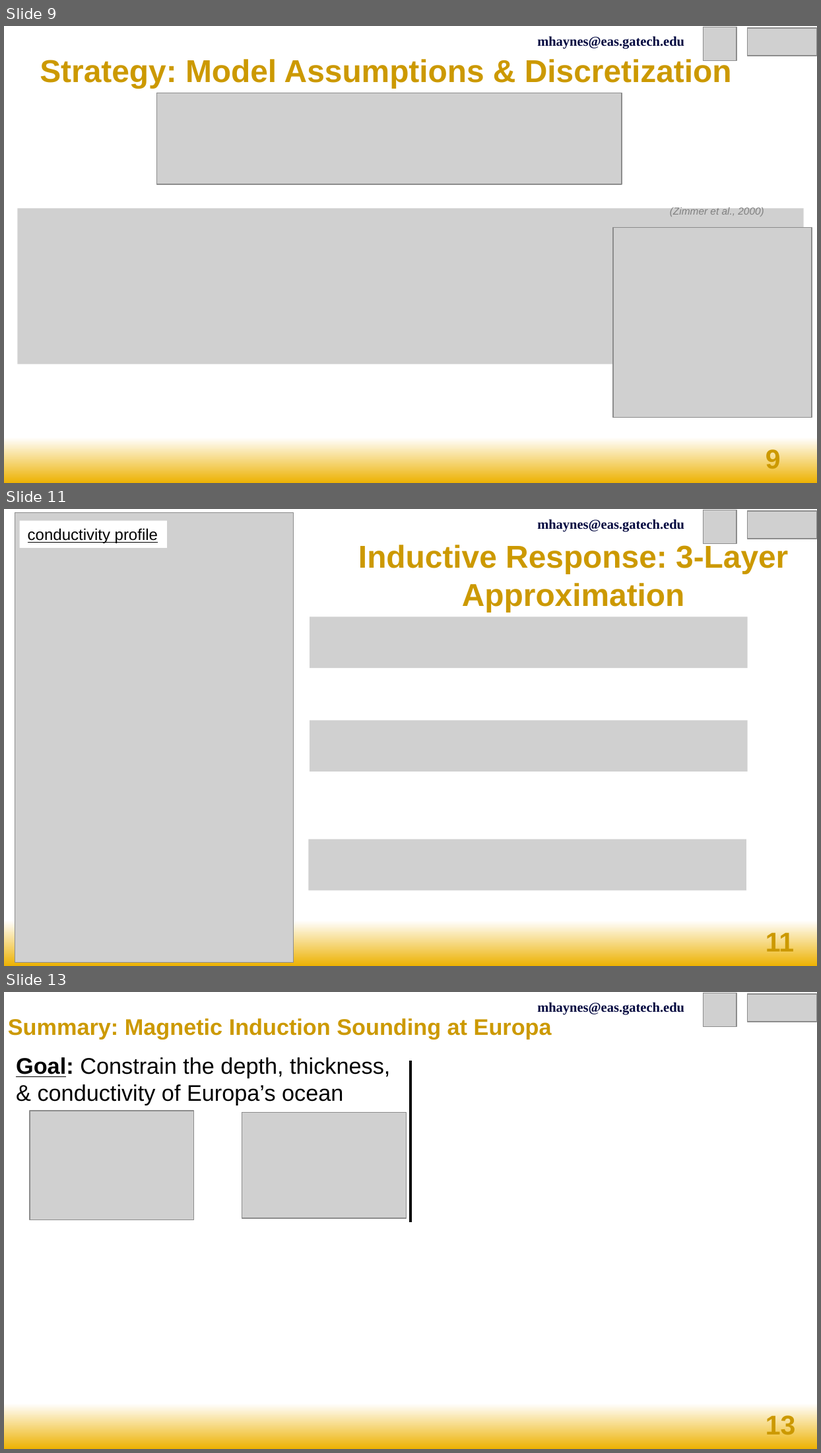
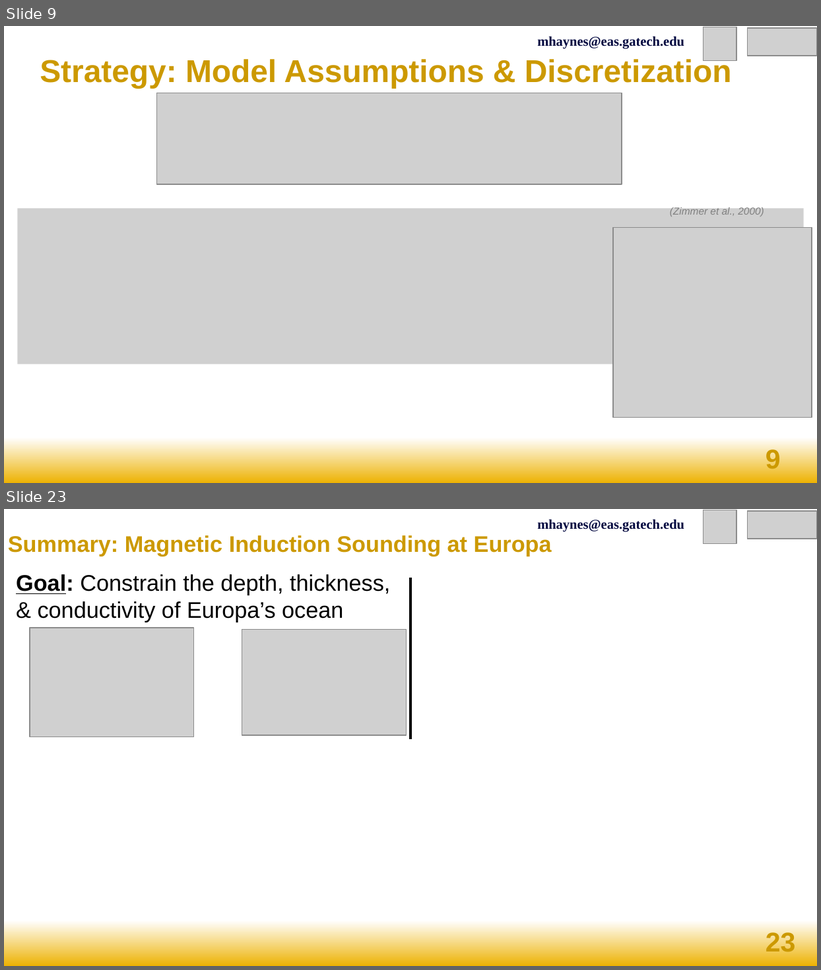
Before and after one commit to mike-haynes2/InverseMethods, a slide deck: Project/final_report/talk/haynes_EAS6134_final_talk.pptx. Shown one above the other, each under a label of ours: slides 9, 11 and 13 before the commit, slides 9 and 23 after it; the slides between them are not shown. The pictures are 821x1453 and 821x970 pixels, drawn with LibreOffice and Linux fonts; fonts in the diff are those of the drawing; grey boxes stand for pictures. Boxes give left, top, right and bottom in pixels: in the first picture for what was removed or moved away, otherwise in the second. Text is boxed around its words. In the diff, an @@ line names an element or a change of style, - is before the commit and + after.

```diff
--- a/Project/final_report/talk/haynes_EAS6134_final_talk.pptx
+++ b/Project/final_report/talk/haynes_EAS6134_final_talk.pptx
@@ slide 11 removed at (4, 509, 817, 966), background gradient #FFFFFF to #EDB203 @@
@@ picture removed at (15, 513, 294, 964) @@
@@ rectangle removed at (19, 520, 166, 548) @@
-conductivity profile
@@ picture removed at (184, 520, 277, 548) @@
@@ text removed at (537, 519, 684, 532) @@
-mhaynes@eas.gatech.edu
@@ picture removed at (704, 510, 737, 544) @@
@@ picture removed at (747, 512, 817, 539) @@
@@ title removed at (358, 543, 788, 612) @@
-Inductive Response: 3-Layer Approximation
@@ picture removed at (310, 617, 748, 668) @@
@@ picture removed at (310, 720, 748, 772) @@
@@ picture removed at (309, 839, 747, 890) @@
@@ page number removed at (766, 930, 794, 952) @@
-11
@@ what was slide 13 is now slide 23 @@
@@ page number at (766, 930, 796, 952): text changed @@
-13
+23
```
Also in this commit, not shown: 4 slides changed, 12 slides added, 1 other slide removed, 5 other files.
